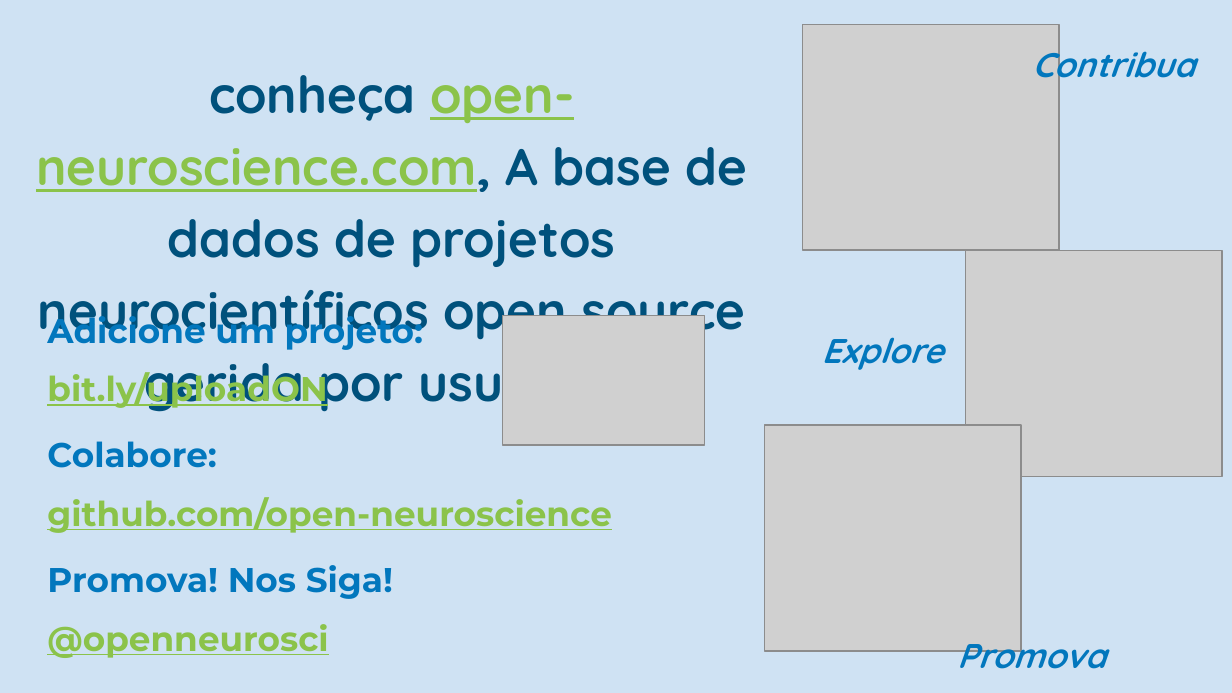
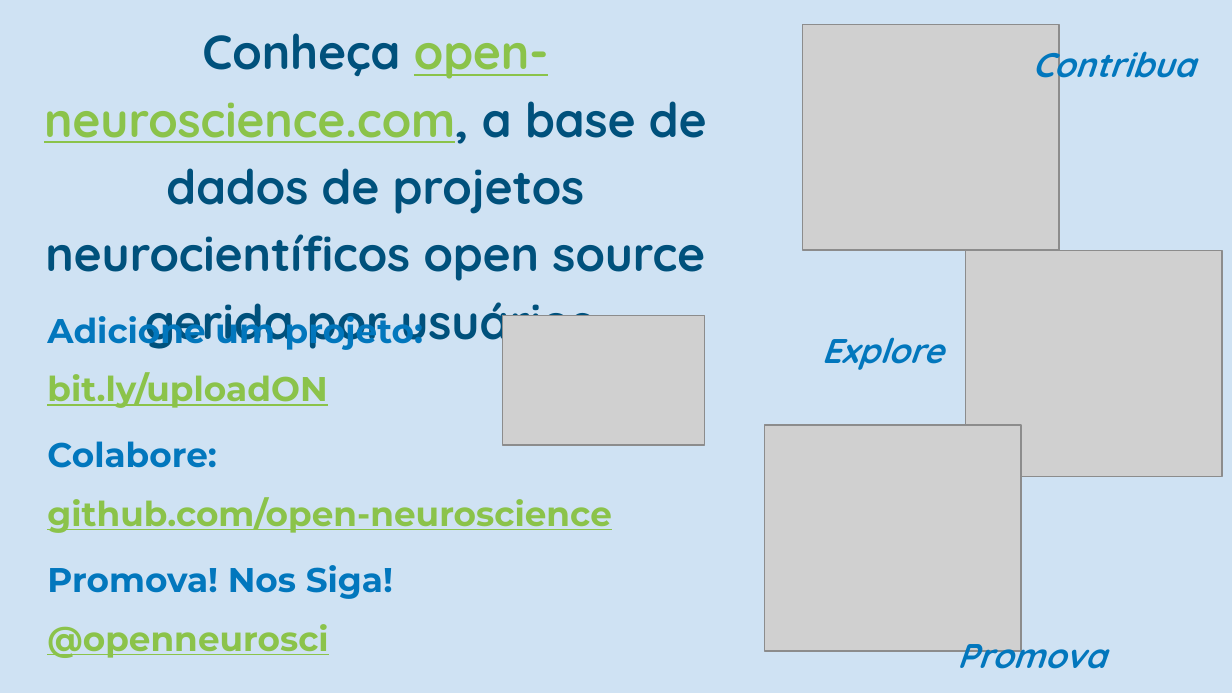
Before and after one commit to open-neuroscience/resources, a slide deck: slide 5 of promotion/OpenNeuroscienceFlyer.pptx. Drawn at 1232x693 pixels with LibreOffice and Linux fonts; fonts in the diff are those of the drawing; grey boxes stand for pictures. Boxes give left, top, right and bottom in pixels: in the first picture for what was removed or moved away, otherwise in the second. Text is boxed around its words. In the diff, an @@ line names an element or a change of style, - is before the commit and + after.

```diff
--- a/promotion/OpenNeuroscienceFlyer.pptx
+++ b/promotion/OpenNeuroscienceFlyer.pptx
@@ text at (44,33,707,351): text changed; size 30 to 28 pt @@
-conheça open-neuroscience.com, A base de dados de projetos neurocientíficos open source gerida por usuários.
+Conheça open-neuroscience.com, a base de dados de projetos neurocientíficos open source gerida por usuários.
```
Also in this commit, not shown: 1 other file.
